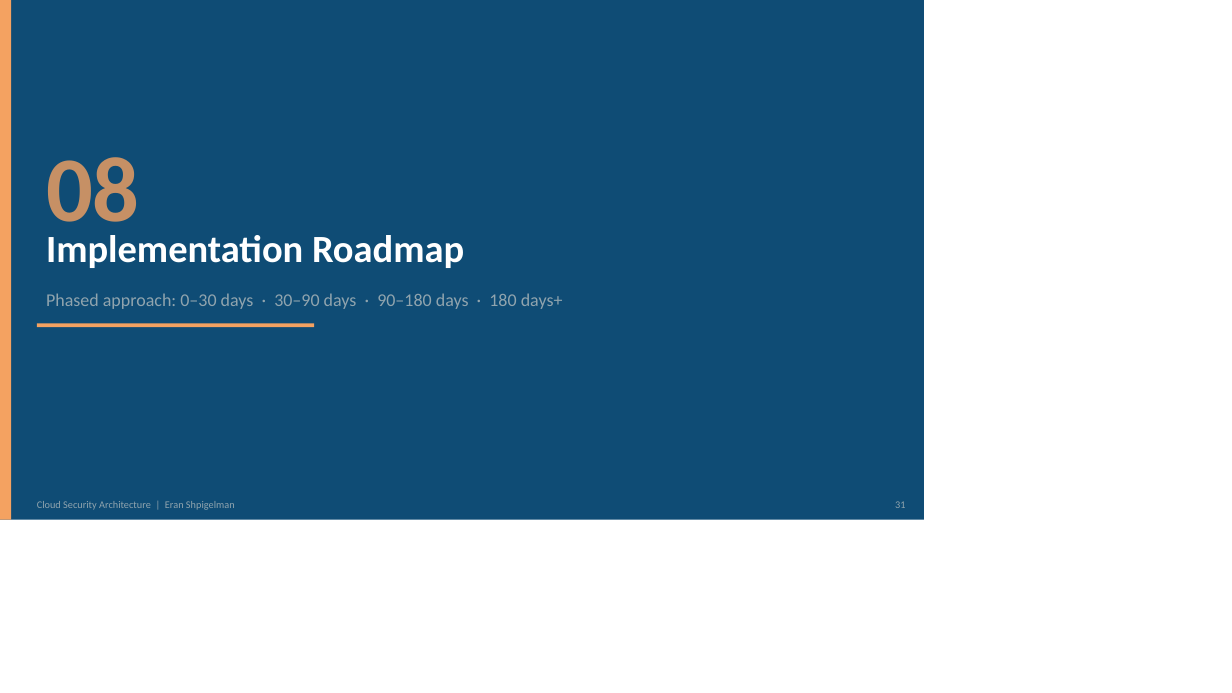
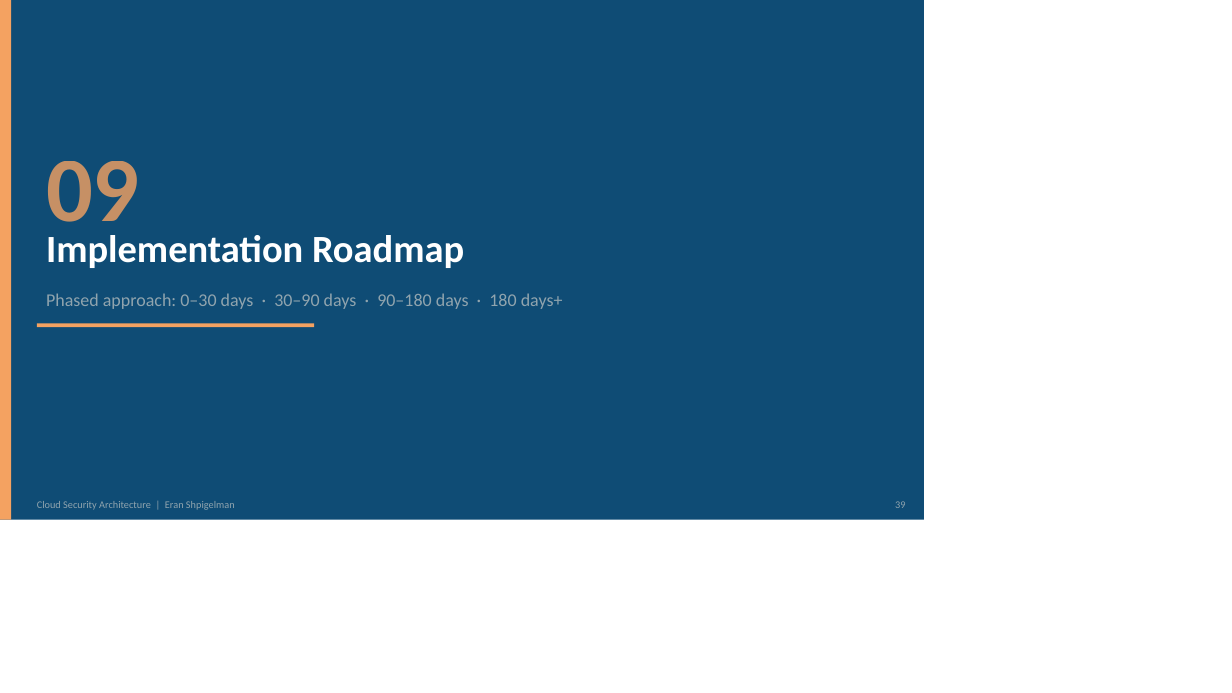
Before and after one commit to eransh10/Security-Architecture-Guidelines-Best-Practices, a slide deck: slide 39 of Cloud/cloud_security_architecture_deck.pptx (slide 31 before the commit). Drawn at 1232x693 pixels with LibreOffice and Linux fonts; fonts in the diff are those of the drawing. Boxes give left, top, right and bottom in pixels: in the first picture for what was removed or moved away, otherwise in the second. Text is boxed around its words. In the diff, an @@ line names an element or a change of style, - is before the commit and + after.

```diff
--- a/Cloud/cloud_security_architecture_deck.pptx
+++ b/Cloud/cloud_security_architecture_deck.pptx
@@ text at <box>46,161,140,244</box>: text changed @@
-08
+09
```
Also in this commit, not shown: 12 other slides changed, 12 slides added.
